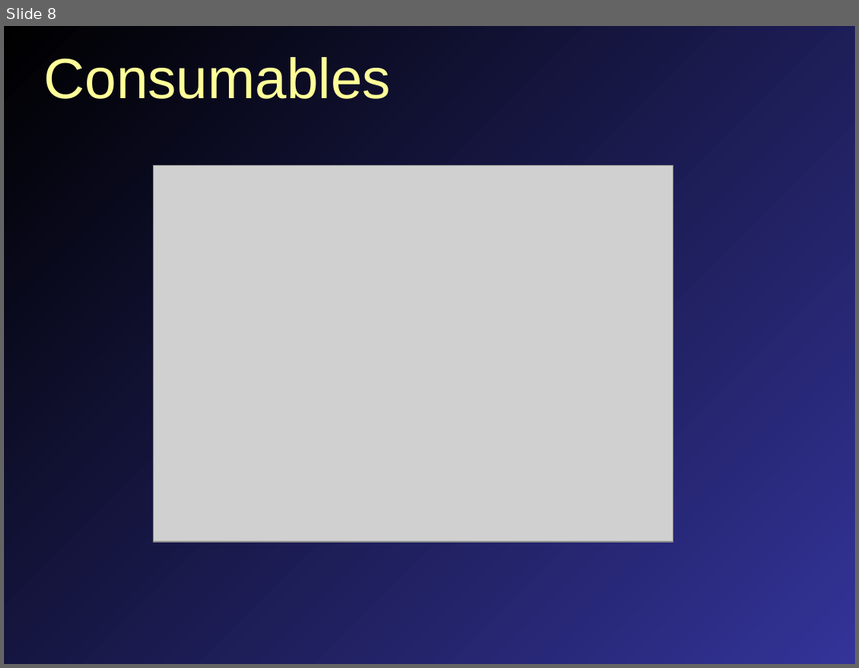
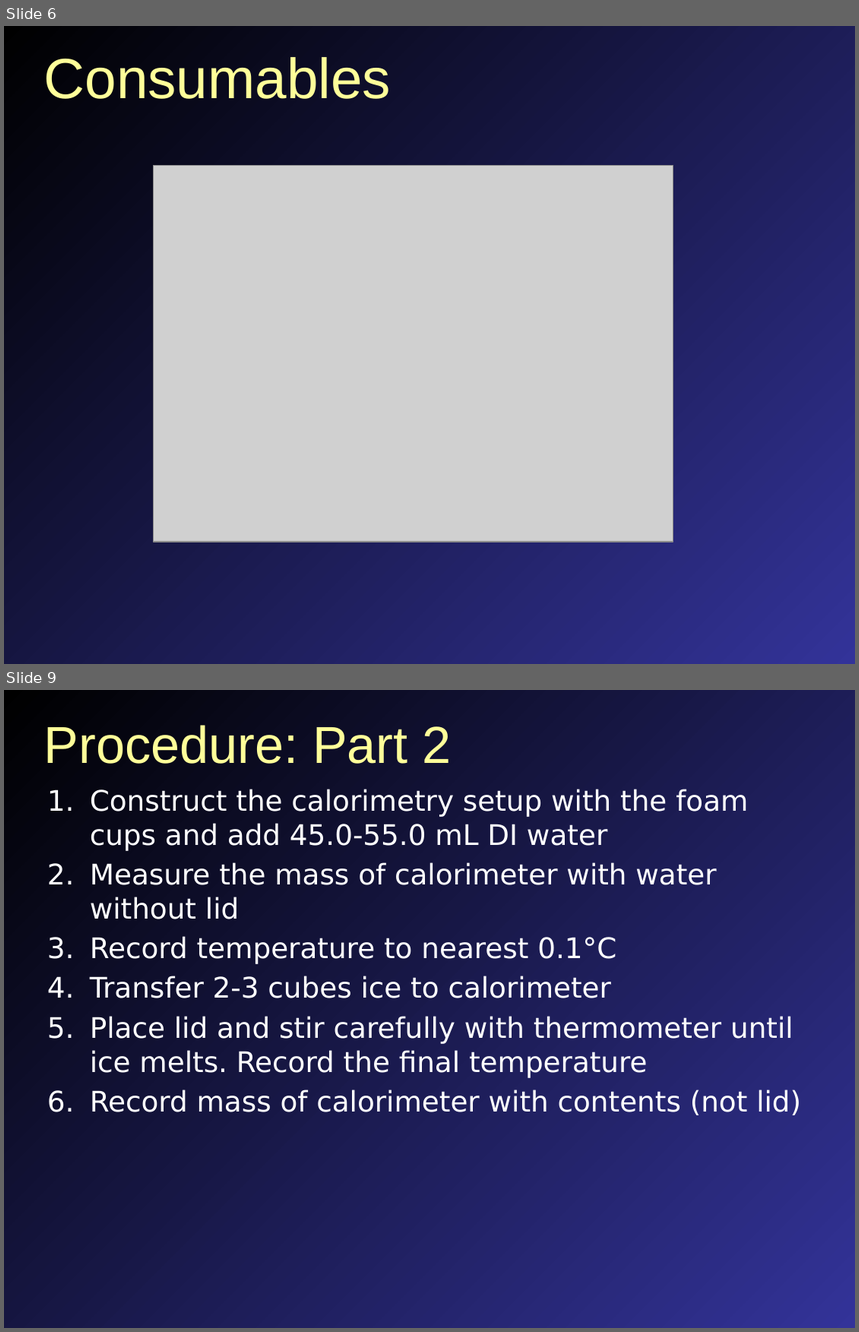
Before and after one commit to mavigozler/mavigozler.github.io, a slide deck: Teaching/Chemistry/Labs/FCC Chem 3A Expt 7a Calorimetry.pptx. Shown one above the other, each under a label of ours: slide 8 before the commit, slides 6 and 9 after it; the slides between them are not shown. The pictures are 859x668 and 859x1332 pixels, drawn with LibreOffice and Linux fonts; fonts in the diff are those of the drawing; grey boxes stand for pictures. Boxes give left, top, right and bottom in pixels: in the first picture for what was removed or moved away, otherwise in the second. Text is boxed around its words. In the diff, an @@ line names an element or a change of style, - is before the commit and + after.

```diff
--- a/Teaching/Chemistry/Labs/FCC Chem 3A Expt 7a Calorimetry.pptx
+++ b/Teaching/Chemistry/Labs/FCC Chem 3A Expt 7a Calorimetry.pptx
@@ slide 9 added at [4, 690, 855, 1328], background gradient #000000 to #333399 @@
@@ title added at [44, 725, 452, 764], 44 pt, text #FFFF99 @@
+Procedure: Part 2
@@ text added at [90, 789, 801, 1116], 24 pt, text #FFFFFF @@
+1. Construct the calorimetry setup with the foam cups and add 45.0-55.0 mL DI water
+2. Measure the mass of calorimeter with water without lid
+3. Record temperature to nearest 0.1°C
+4. Transfer 2-3 cubes ice to calorimeter
+5. Place lid and stir carefully with thermometer until ice melts. Record the final temperature
+6. Record mass of calorimeter with contents (not lid)
@@ what was slide 8 is now slide 6 @@
```
Also in this commit, not shown: 5 slides changed, 8 other slides added, 7 slides removed, 21 other files.
